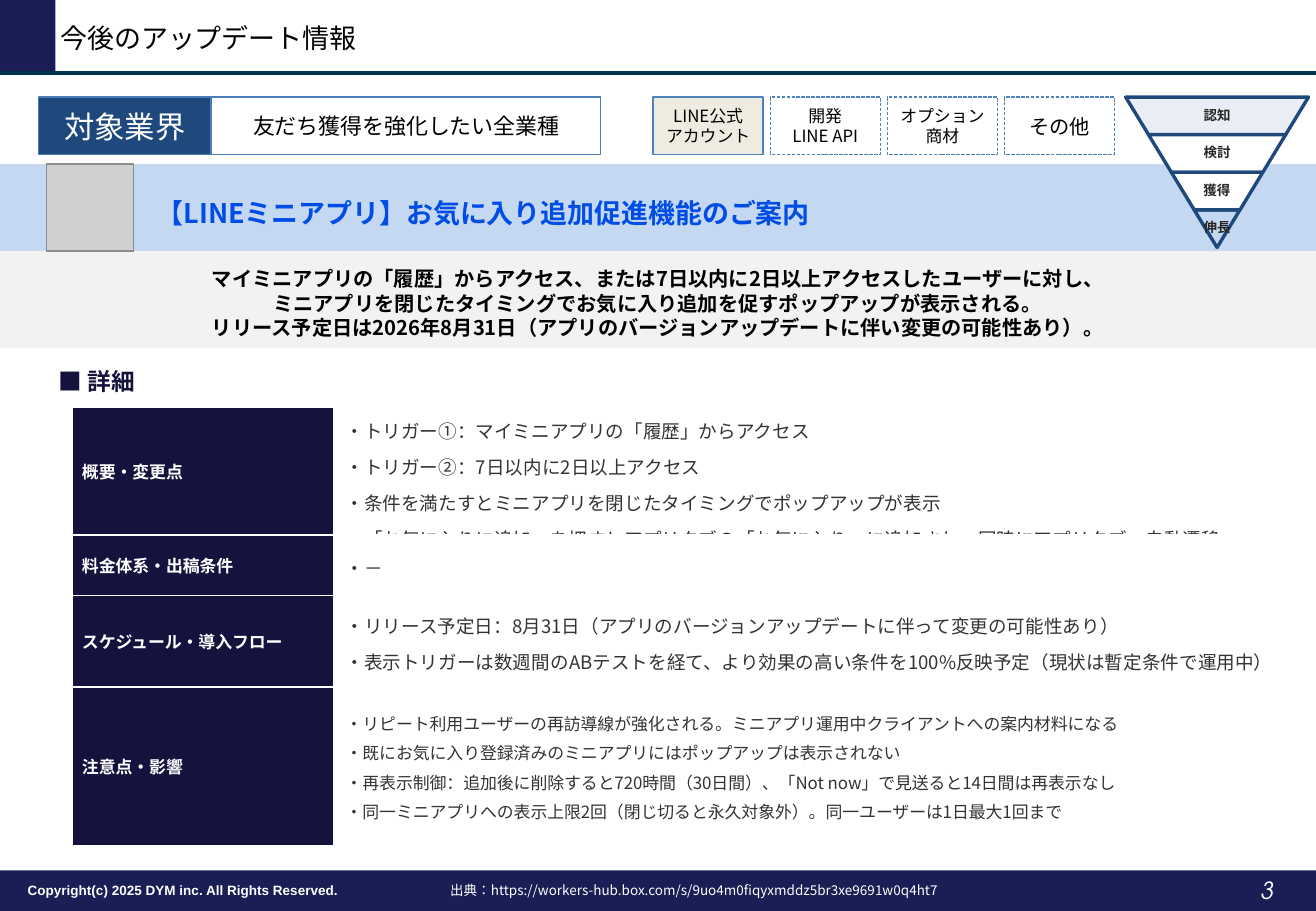
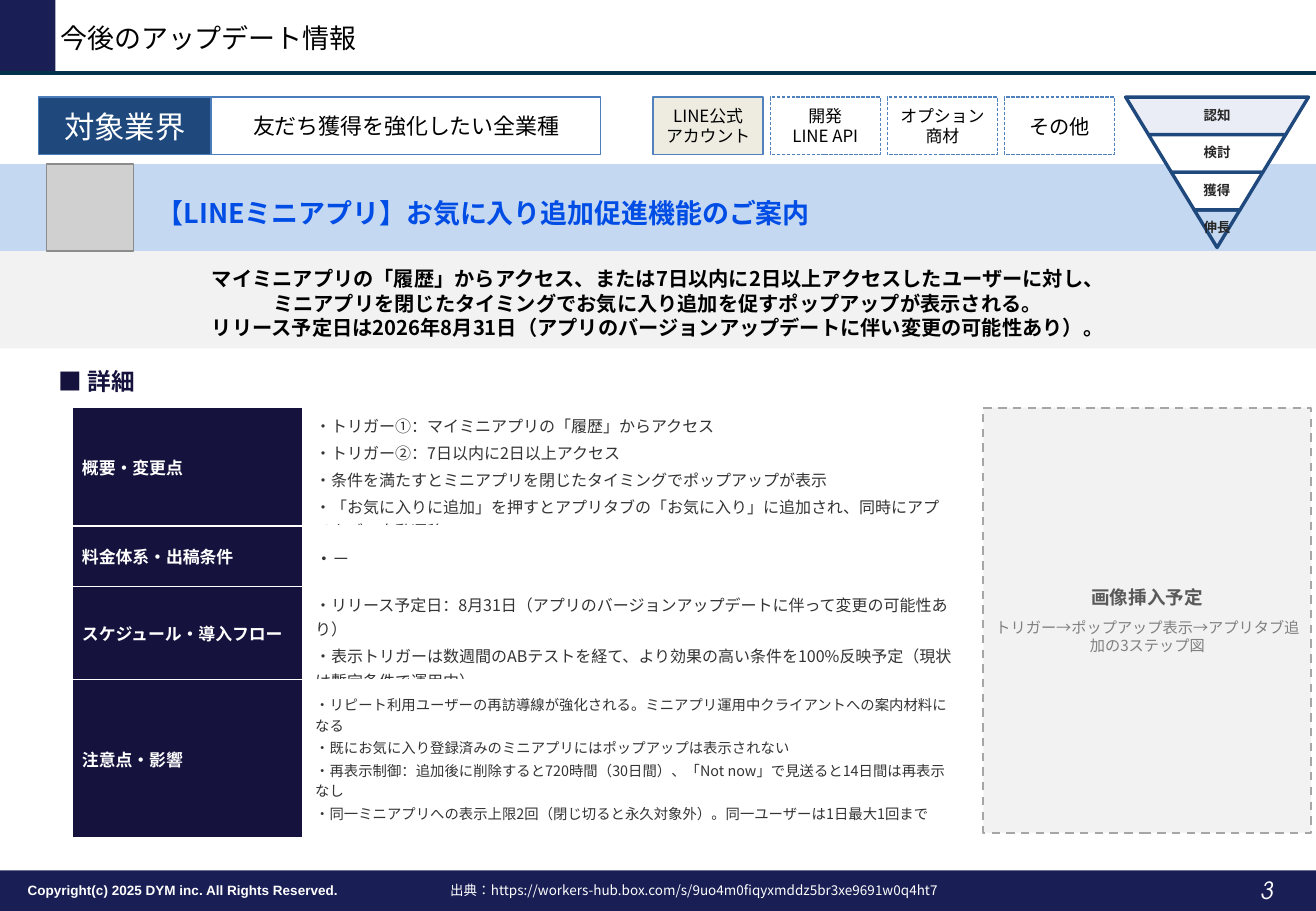
Before and after one commit to tonomura-r-dev/folder, a slide deck: slide 3 of LINEOA媒体最新情報_2026年9月トレンドレポート.pptx. Drawn at 1316x911 pixels with LibreOffice and Linux fonts; fonts in the diff are those of the drawing; grey boxes stand for pictures; background and template pictures are left out. Boxes give left, top, right and bottom in pixels: in the first picture for what was removed or moved away, otherwise in the second. Text is boxed around its words. In the diff, an @@ line names an element or a change of style, - is before the commit and + after.

```diff
--- a/LINEOA媒体最新情報_2026年9月トレンドレポート.pptx
+++ b/LINEOA媒体最新情報_2026年9月トレンドレポート.pptx
@@ table at <box>73,408,966,834</box> @@
@@ size 11 to 9.5 pt in "・トリガー①：マイミニアプリの「履歴」からアクセス", "・トリガー②：7日以内に2日以上アクセス", "・条件を満たすとミニアプリを閉じたタイミングでポップアップが表示", "・「お気に入りに追加」を押すとアプリタブの「お気に入り」に追加され、同時にアプリタブへ自動遷移" and 2 more places @@
@@ size 11 to 10.5 pt in "・－" @@
@@ size 10 to 8.5 pt in "・リピート利用ユーザーの再訪導線が強化される。ミニアプリ運用中クライアントへの案内材料になる", "・既にお気に入り登録済みのミニアプリにはポップアップは表示されない", "・再表示制御：追加後に削除すると720時間（30日間）、「Not now」で見送ると14日間は再表示なし", "・同一ミニアプリへの表示上限2回（閉じ切ると永久対象外）。同一ユーザーは1日最大1回まで" @@
@@ line spacing 1.15 to 1.05 @@
@@ less space between paragraphs @@
@@ line spacing 1.15 to 1.1 @@
@@ line spacing 1.08 to 1 @@
@@ table: place and size @@
-table at <box>73,408,1312,834</box>
+table at <box>73,408,966,834</box>
@@ rectangle added at <box>984,408,1312,834</box>, fill #F2F2F2, outline #A6A6A6 1.25 pt dashed, 9 pt, text #808080 @@
+画像挿入予定
+トリガー→ポップアップ表示→アプリタブ追加の3ステップ図
```
Also in this commit, not shown: 5 other slides changed, 3 other files.
